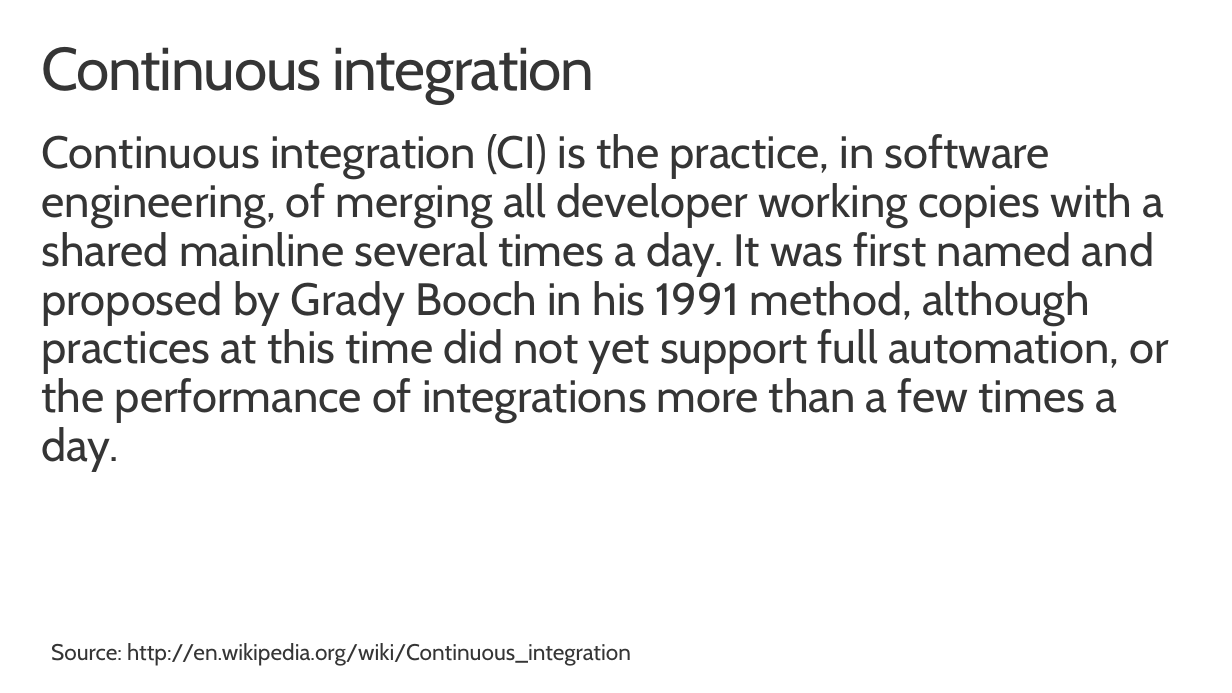
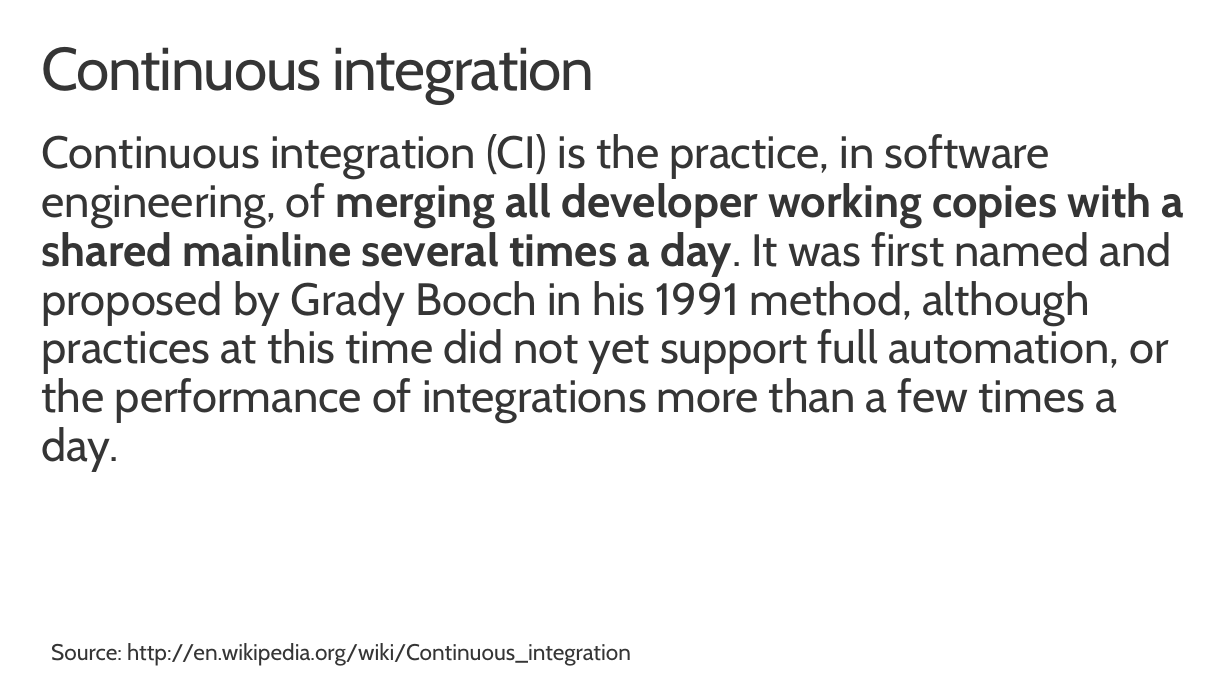
Before and after one commit to shawnweisfeld/20170718_CICD, a slide deck: slide 6 of CICD.pptx. Drawn at 1232x693 pixels with LibreOffice and Linux fonts; fonts in the diff are those of the drawing; background and template pictures are left out. Boxes give left, top, right and bottom in pixels: in the first picture for what was removed or moved away, otherwise in the second. Text is boxed around its words. In the diff, an @@ line names an element or a change of style, - is before the commit and + after.

```diff
--- a/CICD.pptx
+++ b/CICD.pptx
@@ text "Continuous integration (CI) is the ..." at <box>42,134,1185,472</box>: bold on in "merging all developer working copies with a ..." @@
```
Also in this commit, not shown: 1 other slide changed.
